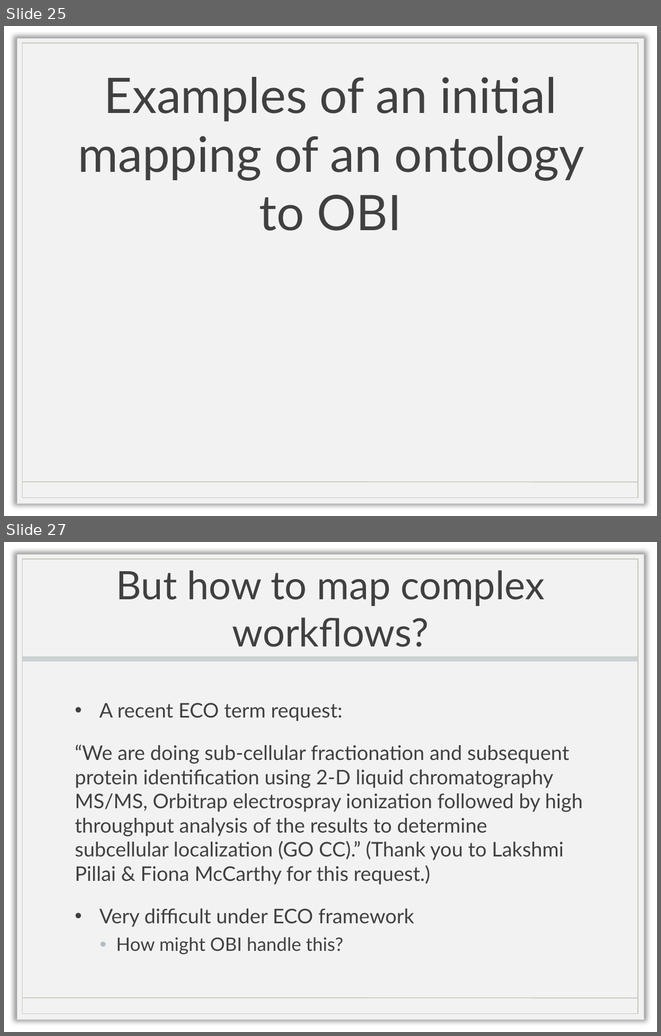
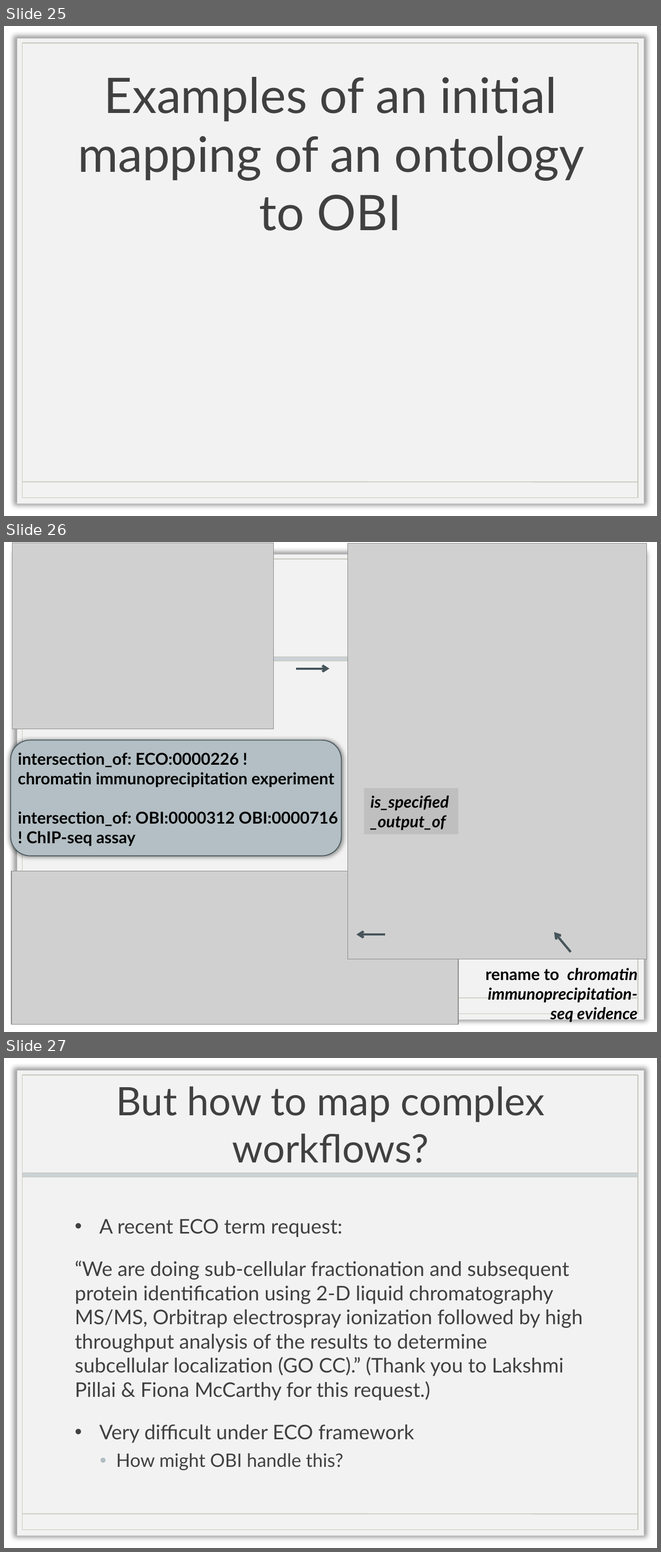
Before and after one commit to obi-ontology/obi-legacy-svn, a slide deck: trunk/docs/presentations/OBI tutorial July 2011 ICBO/OBI-ICBO_ECO-talk_2.pptx. Shown one above the other, each under a label of ours: slides 25 and 27 before the commit, slides 25, 26 and 27 after it; the slides between them are not shown. The pictures are 661x1036 and 661x1552 pixels, drawn with LibreOffice and Linux fonts; fonts in the diff are those of the drawing; grey boxes stand for pictures; background and template pictures are left out. Boxes give left, top, right and bottom in pixels: in the first picture for what was removed or moved away, otherwise in the second. Text is boxed around its words. In the diff, an @@ line names an element or a change of style, - is before the commit and + after.

Commit message:
updated overview slides + replacement slide 26 from Marcus inserted into ECO

```diff
--- a/trunk/docs/presentations/OBI tutorial July 2011 ICBO/OBI-ICBO_ECO-talk_2.pptx
+++ b/trunk/docs/presentations/OBI tutorial July 2011 ICBO/OBI-ICBO_ECO-talk_2.pptx
@@ slide 26 added at bbox=[4, 542, 657, 1032], background picture (left out); not listed: 4 template elements that a slide beside it also shows @@
@@ picture added at bbox=[12, 543, 274, 729] @@
@@ picture added at bbox=[347, 543, 646, 959] @@
@@ arrow added from (296, 669) to (329, 669), #48565C 2.5 pt @@
@@ rounded rectangle added at bbox=[10, 740, 341, 855], fill #B3BFC4, outline #49585E 1 pt @@
@@ text added at bbox=[18, 752, 338, 846], 18 pt, text #000000, bold @@
+  intersection_of: ECO:0000226 !
+  chromatin immunoprecipitation experiment
+  intersection_of: OBI:0000312 OBI:0000716 ! ChIP-seq assay
@@ rectangle added at bbox=[364, 788, 458, 835], fill #BFBFBF, 18 pt, text #000000, bold, italic @@
+is_specified_output_of
@@ picture added at bbox=[11, 871, 458, 1024] @@
@@ arrow added from (385, 934) to (356, 934), #48565C 2.5 pt @@
@@ arrow added from (571, 952) to (554, 932), #48565C 2.5 pt @@
@@ text added at bbox=[485, 965, 638, 1022], 18 pt, text #000000, bold, italic @@
+rename to chromatin
+immunoprecipitation-seq evidence
```
Also in this commit, not shown: 1 slide removed.
